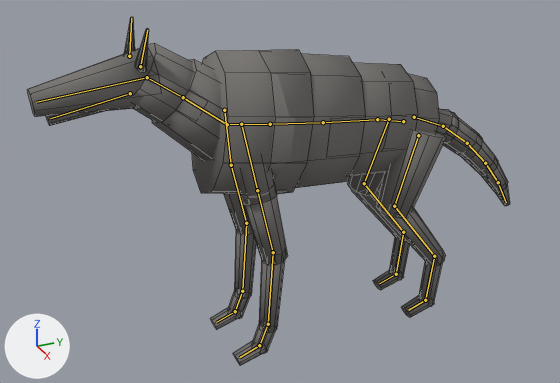
The Blender file Export/Blender/Wolf_Rig.blend, before and after one commit.
One viewpoint serves both versions: a 50 mm camera at (697.0, -364.0, 529.0) aimed at (-12.0, -45.0, 174.0). Lighting does not change. The marker at lower left points along +X, +Y and +Z. The older version comes first. The bones that bend it are drawn over the model as lines. Mesh edges are drawn as thin lines.

Names of what the first picture shows: 'SK_Wolf'.
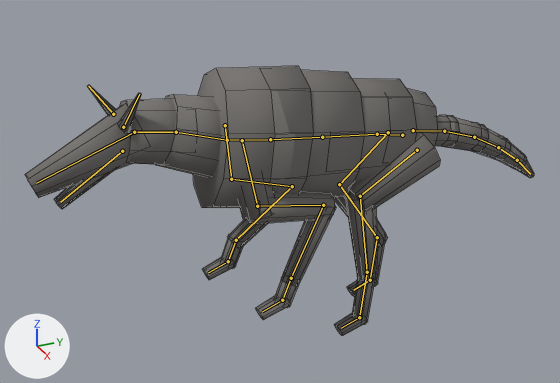
The newer file adds an action. The first version stands in its rest pose; the second is drawn at frame 3 of the action 'Wolf_Run'.

Where the change shows, as pixel boxes (x1, y1, x2, y2) in the pictures (560 x 383 px):
'SK_Wolf', posed (23% shorter)
    before: (27, 17, 510, 366)
    after: (25, 66, 534, 336)
bone 'pelvis', root to tip
    before: (403, 121) to (377, 119)
    after: (402, 135) to (377, 134)
bone 'neck_01', root to tip
    before: (227, 124) to (183, 97)
    after: (227, 140) to (176, 132)
bone 'neck_02', root to tip
    before: (183, 97) to (147, 77)
    after: (176, 132) to (134, 132)
bone 'head', root to tip
    before: (147, 77) to (36, 102)
    after: (134, 132) to (36, 183)
bone 'jaw', root to tip
    before: (130, 93) to (50, 118)
    after: (122, 151) to (60, 202)
bone 'ear_l', root to tip
    before: (140, 66) to (147, 30)
    after: (123, 127) to (139, 94)
bone 'ear_r', root to tip
    before: (129, 56) to (131, 18)
    after: (113, 114) to (88, 86)
bone 'upperarm_l', root to tip
    before: (257, 190) to (273, 252)
    after: (257, 206) to (323, 205)
bone 'lowerarm_l', root to tip
    before: (273, 252) to (268, 324)
    after: (323, 205) to (291, 278)
bone 'hand_l', root to tip
    before: (268, 324) to (259, 345)
    after: (291, 278) to (282, 300)
bone 'upperarm_r', root to tip
    before: (231, 165) to (246, 223)
    after: (231, 179) to (292, 186)
bone 'lowerarm_r', root to tip
    before: (246, 223) to (242, 291)
    after: (292, 186) to (236, 240)
bone 'hand_r', root to tip
    before: (242, 291) to (235, 311)
    after: (236, 240) to (228, 261)
bone 'thigh_l', root to tip
    before: (418, 135) to (394, 206)
    after: (417, 150) to (360, 196)
bone 'calf_l', root to tip
    before: (394, 206) to (434, 256)
    after: (360, 196) to (367, 272)
bone 'foot_l', root to tip
    before: (434, 256) to (425, 300)
    after: (367, 272) to (359, 317)
bone 'thigh_r', root to tip
    before: (389, 119) to (364, 183)
    after: (388, 132) to (339, 184)
bone 'calf_r', root to tip
    before: (364, 183) to (403, 232)
    after: (339, 184) to (377, 237)
bone 'foot_r', root to tip
    before: (403, 232) to (396, 274)
    after: (377, 237) to (370, 280)
bone 'tail_01', root to tip
    before: (414, 117) to (443, 126)
    after: (413, 130) to (444, 131)
bone 'tail_02', root to tip
    before: (443, 126) to (467, 143)
    after: (444, 131) to (474, 137)

What the commit changed:
Bone 'pelvis' (bone_pelvis) moves from (0.0, 0.0, 0.0) to (-16.0, -3.0, 0.0).
Bone 'neck_01' (bone_neck_01) turns from (0, 0, 0) to (0, 0, 20) degrees about its own x, y and z.
Bone 'neck_02' (bone_neck_02) turns from (0, 0, 0) to (0, 0, 6) degrees about its own x, y and z.
Bone 'head' (bone_head) turns from (0, 0, 0) to (0, 0, -11) degrees about its own x, y and z.
Bone 'jaw' (bone_jaw) turns from (0, 0, 0) to (0, 0, 8) degrees about its own x, y and z.
Bone 'ear_l' (bone_ear_l) turns from (0, 0, 0) to (0, 0, -30) degrees about its own x, y and z.
Bone 'ear_r' (bone_ear_r) turns from (0, 0, 0) to (0, 0, -30) degrees about its own x, y and z.
Bone 'upperarm_l' (bone_upperarm_l) turns from (0, 0, 0) to (0, 0, 67) degrees about its own x, y and z.
Bone 'lowerarm_l' (bone_lowerarm_l) turns from (0, 0, 0) to (0, 0, -87) degrees about its own x, y and z.
Bone 'hand_l' (bone_hand_l) turns from (0, 0, 0) to (0, 0, 21) degrees about its own x, y and z.
Bone 'upperarm_r' (bone_upperarm_r) turns from (0, 0, 0) to (0, 0, -60) degrees about its own x, y and z.
Bone 'lowerarm_r' (bone_lowerarm_r) turns from (0, 0, 0) to (0, 0, 108) degrees about its own x, y and z.
Bone 'hand_r' (bone_hand_r) turns from (0, 0, 0) to (0, 0, -48) degrees about its own x, y and z.
Bone 'thigh_l' (bone_thigh_l) turns from (0, 0, 0) to (0, -1, -41) degrees about its own x, y and z.
Bone 'calf_l' (bone_calf_l) turns from (0, 0, 0) to (-1, 0, 11) degrees about its own x, y and z.
Bone 'foot_l' (bone_foot_l) turns from (0, 0, 0) to (0, 0, 30) degrees about its own x, y and z.
Bone 'thigh_r' (bone_thigh_r) turns from (0, 0, 0) to (0, 0, 27) degrees about its own x, y and z.
Bone 'calf_r' (bone_calf_r) turns from (0, 0, 0) to (-1, 0, -23) degrees about its own x, y and z.
Bone 'foot_r' (bone_foot_r) turns from (0, 0, 0) to (0, 0, -4) degrees about its own x, y and z.
Bone 'tail_01' (bone_tail_01) turns from (0, 0, 0) to (0, 0, 14) degrees about its own x, y and z.
Bone 'tail_02' (bone_tail_02) turns from (0, 0, 0) to (0, 0, 4) degrees about its own x, y and z.
